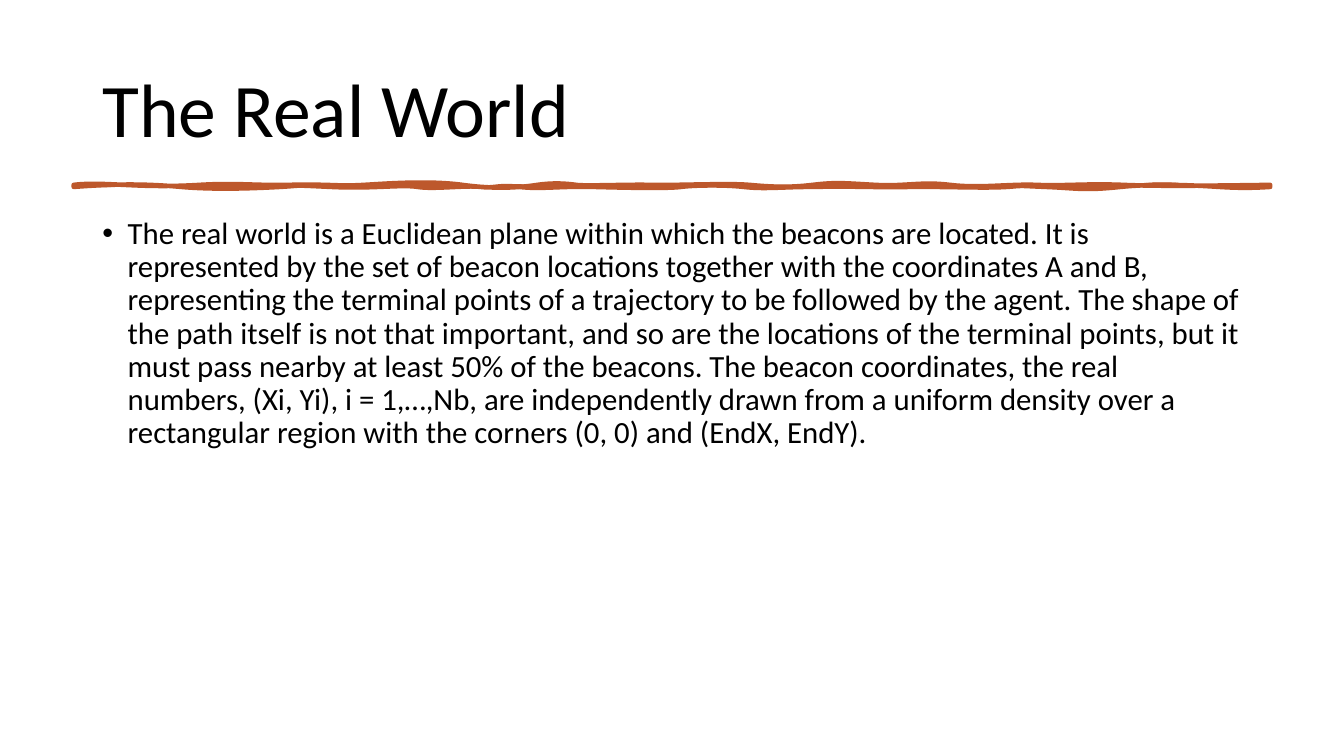
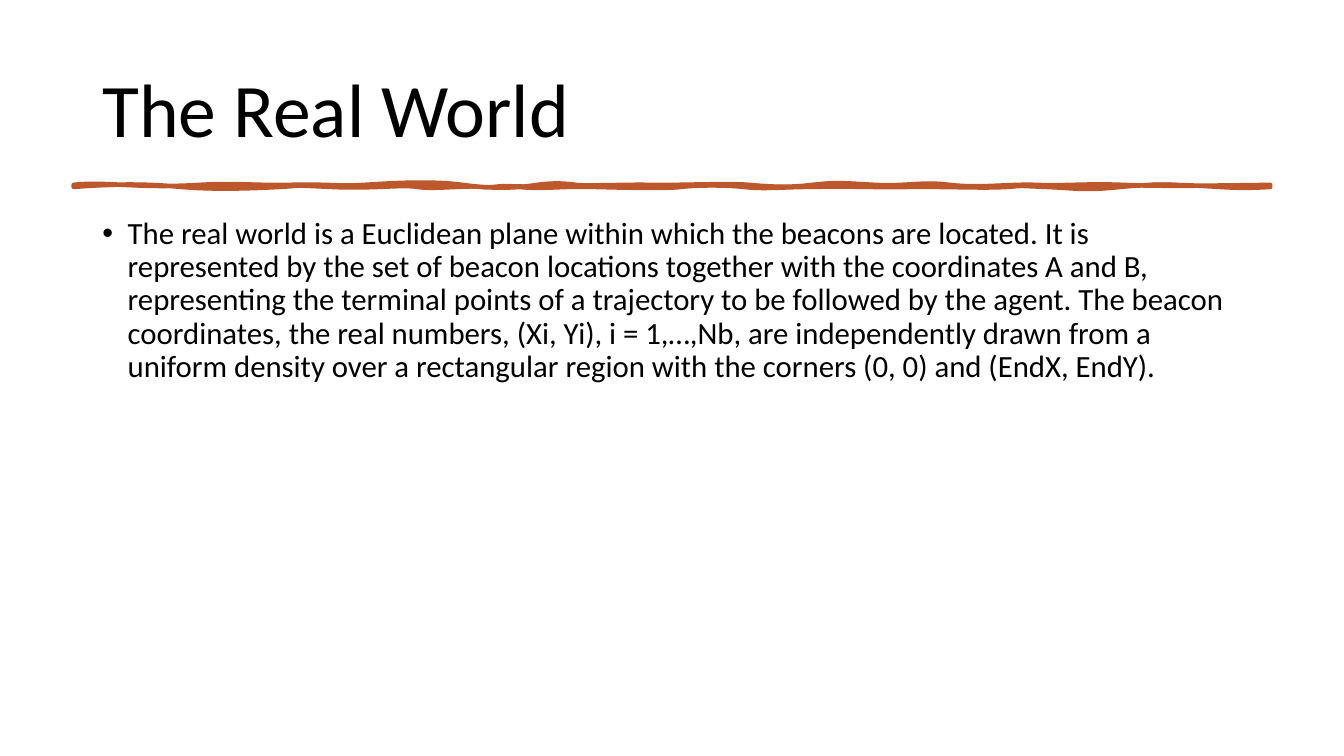
Before and after one commit to yarin4444/INFORMATION-PROCESSING-IN-AUTONOMOUS-SYSTEMS, a slide deck: slide 4 of Presentation.pptx. Drawn at 1344x756 pixels with LibreOffice and Linux fonts; fonts in the diff are those of the drawing. Boxes give left, top, right and bottom in pixels: in the first picture for what was removed or moved away, otherwise in the second. Text is boxed around its words. In the diff, an @@ line names an element or a change of style, - is before the commit and + after.

```diff
--- a/Presentation.pptx
+++ b/Presentation.pptx
@@ text at (128, 222, 1223, 383): text changed @@
-• The real world is a Euclidean plane within which the beacons are located. It is represented by the set of beacon locations together with the coordinates A and B, representing the terminal points of a trajectory to be followed by the agent. The shape of the path itself is not that important, and so are the locations of the terminal points, but it must pass nearby at least 50% of the beacons. The beacon coordinates, the real numbers, (Xi, Yi), i = 1,…,Nb, are independently drawn from a uniform density over a rectangular region with the corners (0, 0) and (EndX, EndY).
+• The real world is a Euclidean plane within which the beacons are located. It is represented by the set of beacon locations together with the coordinates A and B, representing the terminal points of a trajectory to be followed by the agent. The beacon coordinates, the real numbers, (Xi, Yi), i = 1,…,Nb, are independently drawn from a uniform density over a rectangular region with the corners (0, 0) and (EndX, EndY).
```
Also in this commit, not shown: 4 other slides changed.
